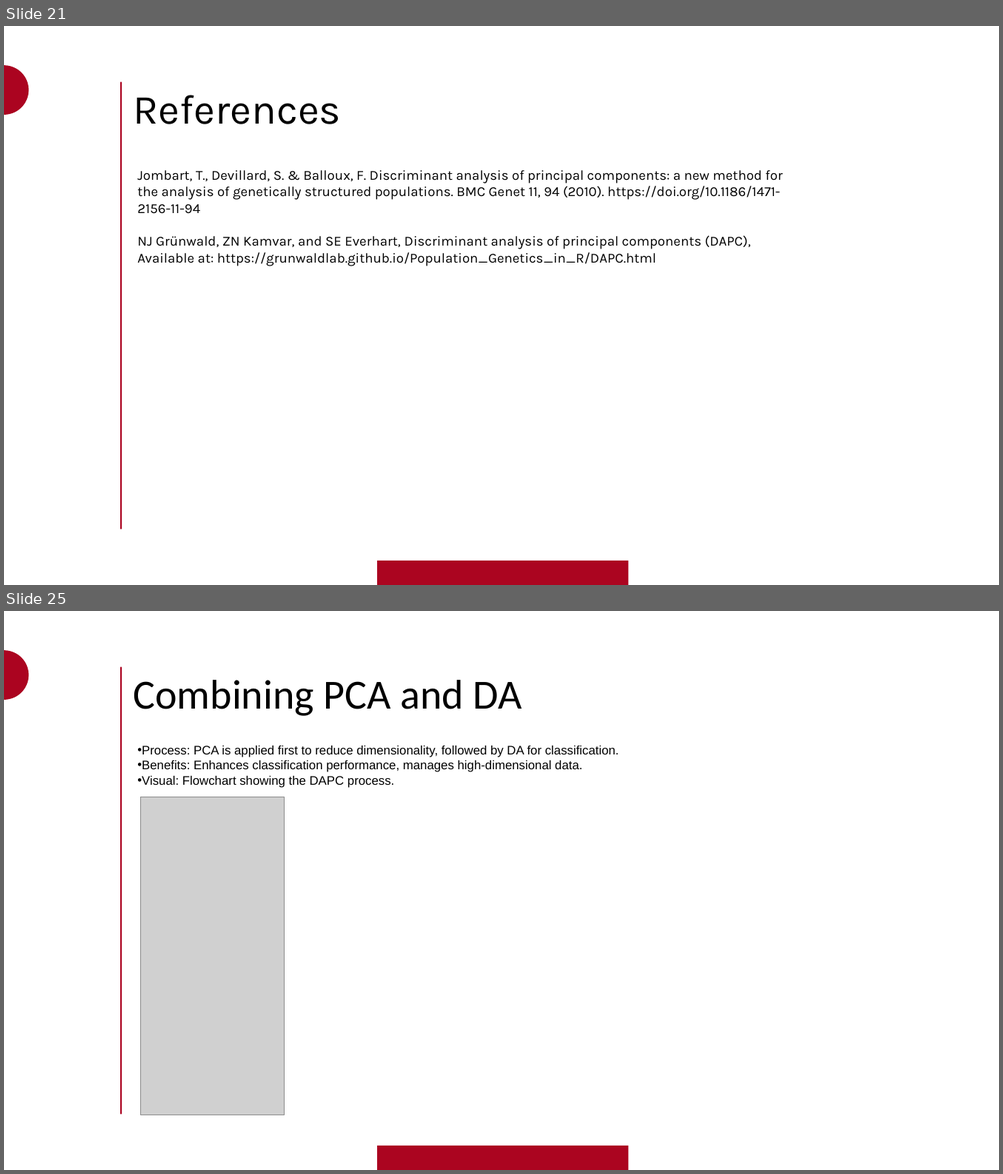
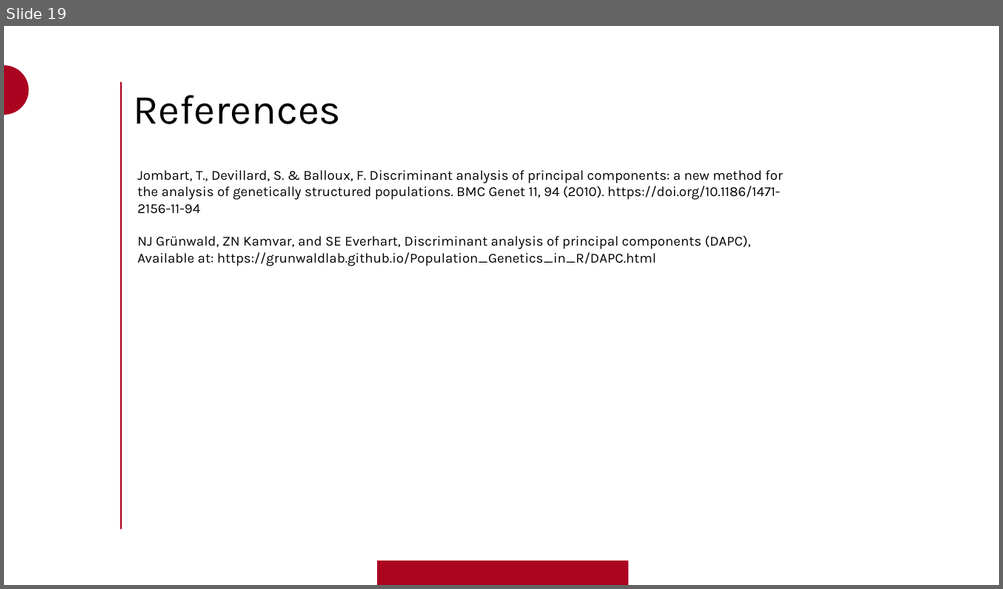
Before and after one commit to rileymawson/INFO_523_DAPC, a slide deck: DAPC_Info_523_RPM_BJMM.pptx. Shown one above the other, each under a label of ours: slides 21 and 25 before the commit, slide 19 after it; the slides between them are not shown. The pictures are 1003x1174 and 1003x589 pixels, drawn with LibreOffice and Linux fonts; fonts in the diff are those of the drawing; grey boxes stand for pictures; background and template pictures are left out. Boxes give left, top, right and bottom in pixels: in the first picture for what was removed or moved away, otherwise in the second. Text is boxed around its words. In the diff, an @@ line names an element or a change of style, - is before the commit and + after.

```diff
--- a/DAPC_Info_523_RPM_BJMM.pptx
+++ b/DAPC_Info_523_RPM_BJMM.pptx
@@ slide 25 removed at box(4, 611, 999, 1170), background #FFFFFF; not listed: 3 template elements that a slide beside it also shows @@
@@ title removed at box(134, 680, 522, 716) @@
-Combining PCA and DA
@@ text removed at box(137, 745, 619, 788) @@
-• Process: PCA is applied first to reduce dimensionality, followed by DA for classification.
-• Benefits: Enhances classification performance, manages high-dimensional data.
-• Visual: Flowchart showing the DAPC process.
@@ picture removed at box(141, 797, 284, 1115) @@
@@ what was slide 21 is now slide 19 @@
```
Also in this commit, not shown: 1 slide added, 4 other slides removed.
